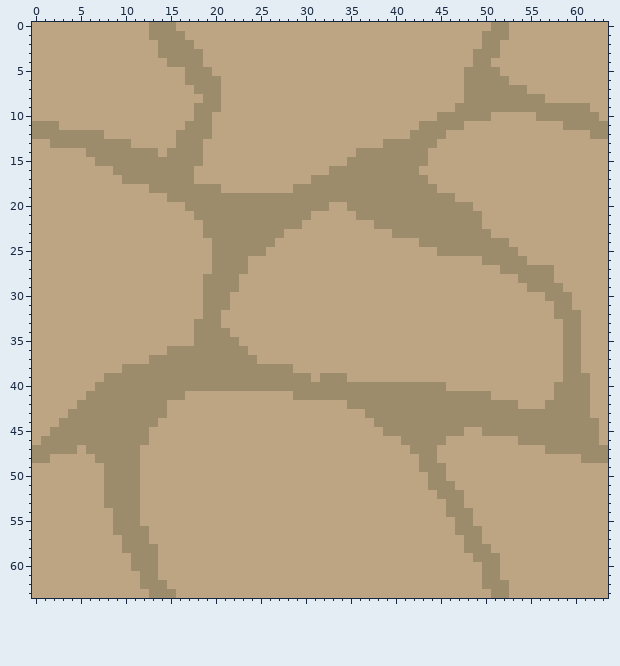
Two versions of one pixel-art sprite, Godot/Images/StripTextures/desertRock.png. The picture above is the old version.
The file is 64x64 pixels.
The result:
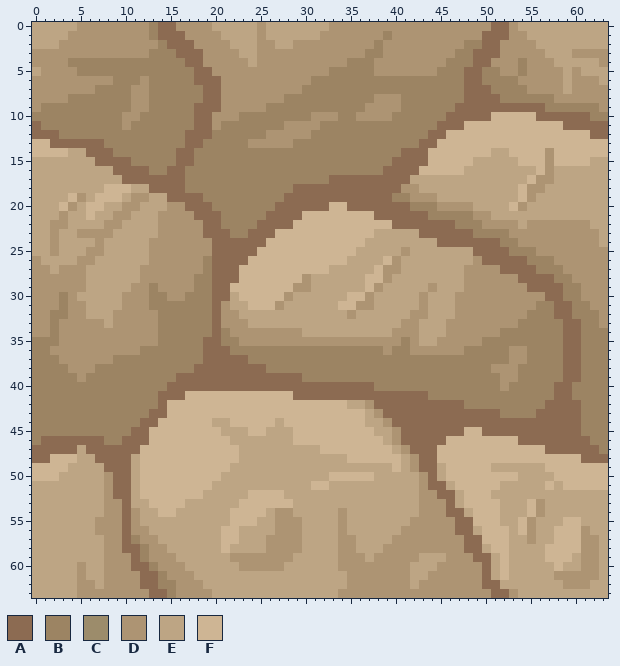
Palette (. is transparent): A #8c6b52  B #9c8463  C #9c8c6b  D #ad9473  E #bda584  F #ceb594
The exact change:
Changed rows in their new state; - is an unchanged pixel.
first column x 0:
 0 -----DDDDDDDDBAADDDD-----D-------DDDDDDDDDDDDDDDDDDAAD----------
 1 ----DDDDDDDDDBAAADDDD----D------DDDDDDDBDDDDDDDDDDAAADD---------
 2 ---DDDDDDDDDDDBAAADDDD---DD--DDDDDDDDDBDDDDDDDDDBBAADDDD--------
 3 DDDDDDDDDDDDDBBBAAADDDD--DDDDDDDDDDDDBBDDDDDDDDBBAAADDDDD---DDDD
 4 DDDDBBBBBBBBBBBBBAADDDDD-DDDDDDDDDDBBBDDDDDDDDBBBAADDDBDDD-----D
 5 -DDDDBBBBBBBBBBBBBAADDDDDDDDDDDDDBBBBBDDDDDDDBBBAABBDDBDDDD-D---
 6 DDDDDDDDDBBBDBBBBBAAADDDDDDDDDDBBBBBBBBBBBBBBBBBAABBBBDDDDD-DDD-
 7 DDDDDDDBBBBDDBBBBBBAADDDDDDDDDBBBBBBBBBBBBBBBBBBAAABBBBDDDD-DDDD
 8 DDDDBBBBBBBDDBBBBBBAADDDDDDDBBBBBBBBBBDDDBBBBBBBAAAABBBBBBDDDDDD
 9 DBBBBBBBBBBDDBBBBBAAADDDDDBBBBBBBBBBBDDDDBBBBBBAAAAAAAAAABBBBBBD
10 BBBBBBBBBBDDBBBBBBAADDDBBBBBBBBDDDBBDDDDBBBBBBAAAAAFFFFFAAAAAABB
11 ABBBBBBBBBDBBBBBBBAADBBBBBBBDDDDBBBBBBBBBBBBBAAAFFFFFFFFFFFAAAAA
12 AAABBBBBBBBBBBBBBAAABBBBBBDDDDDBBBBBBBBBBBBBAAFFFFFFFFFFFFFFFFAA
13 FFAAAAAABBBBBBBBBAABBBBBDDDDDBBBBBBBBBBBBBBAAFFFFFFFFFFFFFFFFFFF
14 FFFF--AAABBBBBBBAABBBBBBBBBBBBBBBBBBBBBBBAAAFFFFFFF--FFFFDFFFFFF
15 -------AAAABBBBBAABBBBBBBBBBBBBBBBBBBBBBAAAAFFFFF-----FFFDFFFF--
16 ---------AAAABBAABBBBBBBBBBBBBBBBBBBBBBAAAAFFFFF--------FD------
17 ----------AAAAAAABBBBBBBBBBBBBBBBAAAAAAAAAEE-----------FDD------
18 --------FFF--AAAABBBBBBBBBBBBAAAAAAAAAAAADDEE---------FDD-------
19 ----FD-FFF-DD--AAAABBBBBBBBBAAAAAAAAAAAABBDDDEE-------FD--------
20 ---FD-FF--DD---DDAAABBBBBBBAAAAAAFFAAAAAAABBBDDDD----FD---------
21 ---D--F--DD---DDDDAAABBBBBAAAAFFFFFFFFAAAAAABBBBBDD-------------
22 --DD----DD----DDDDDAABBBBAAAAFFFFFFFFFFFAAAAAAABBBDDDD-DDDDDDD--
23 --D--DDDD-----DDDDDAAABBAAAFFFFFFFFFFF--EEEAAAAAABBBBDDDDDDDDDD-
24 --D----D-----DDDDDDDAAAAAAFFFFFFFFFFF------EEAAAAAAABBDDDDDDDDD-
25 --D---DD-----DDDDDDDAAAAAFFFFFFFFFFF-----D---EEEEAAAABBBDDDDDDDD
26 D----DD------DDDDDDBAAAAFFFFFFFFFFF----FD--------DAAAAABBBDDDDDD
27 DD-DDD------DDDDDDDBAAAFFFFFFFFFF-----FDD-------DDDDAAAABBBDDDDD
28 DDDDDD------DDDDDDBBAAAFFFFFFFD------FFD--------DDDDDDAAAABBDDDD
29 DDDDDD-----DDBDDDDBBAAFFFFFFFDD------FD-----D---DDDDDDDAAAABBDDD
30 DDDBD-----DDDBBDDBBBAA-FFFFFD------FFD-----D---DDDDDDDDDDAABBDDD
31 DDDBDD----DDDBBBBBBBAD--FFFD------FFDD-----D---DDDDDDDDDBBAABBDD
32 DDBBDD---DDDDDBBBBBBADD------------D------DD---DDDDDDDDBBBAABBBD
33 DDBDDDDD-DDDDDBBBBBBADDD-----------------DD---DDDDDDDDBBBBBAABBD
34 DDBDDDDDDDDDDDBBBBBBABDDDDDDDD----------DDD---DDDDDDBBBBBBBAABBB
35 BBBDDDDDDDDDDDBBBBBAABBDDDDDDDDDDDDDDDDDDBD--DDDDDBBBBBBBBBAABBB
36 BBDDDDDDDDDDBBBBBBBAAABBBBBBBBBBBBBBBBBDBBDDDDDDBBBBBDDBBBBAABBB
37 BBBDDDDDDBBBBBBBBBBAAAAABBBBBBBBBBBBBBBBBBBBBBBBBBBBBDDBBBBAABBB
38 BBBBDDDBBBBBBBBBBBAAAAAAAABBBBBBBBBBBBBBBBBBBBBBBBBDDDBBBBBAABBB
39 BBBBBDBBBBBBBBBBAAAAAAAAAAAAAABBBBBBBBBBBBBBBBBBBBBBDDBBBBBAABBB
40 BBBBBBBBBBBBBBBAAAAAAAAAAAAAAAAAAAAAAABBBBBBBBBBBBBBDBBBBBAABBBB
41 BBBBBBBBBBBBBBAAAFFFFFFFFFFFFAAAAAAAAAAAAAAABBBBBBBBBBBBBBAABBBB
42 BBBBBBBBBBBBBBAFFFFFFFFFFFFFFFFFFFFEEDAAAAAAAAAABBBBBBBBBAAAABBB
43 BBBBBBBBBBBBBAAFFFFFFFFFFFFFFFFFFFFFFEDAAAAAAAAAAAAABBBBAAAAABBB
44 BBBBBBBBBBBBAAFFFFFF--FFFFF-FFFFFFFFF-EDAAAAAAAAAAAAAAAAAAAAABBB
45 BBBBBBBBBBBAAFFFFFFFF---FF---FFFFFFFFF-EDAAAAAAAFFAAAAAAAAAAABBB
46 BAAAAAAABBAAAFFFFFFFFF-------FFFFFFFFFF-DAAAAAFFFFFFFFAAAAAAAABB
47 AAAAA-AAAAAAFFFFFFFFFFF---------FFFFFFFF-DAAAFFFFFFFFFFFFAAAAAAB
48 AAFFF--AAAAEFFFFFFFFFFF------------FFFFFF-DAAFFFFFFFFFFFFFFFFAAA
49 FFFF----AAAEFFFFFFFFFF------------------F-DAAEFFFFF------FFFFFFF
50 FFF-----DAAEFFFFFFFFF------------FFFFF-----DAEFFFFFFFF----FFFFFF
51 --------DAAEFFFFFFFF-----------FF----------DAAEFFFFF-----F-FFFFF
52 --------DAAEFFFFFFF-----FFFF---------------DDAAEFFF-------------
53 --------DDAE-FFFF------FFFFFF--------------DDDAEFFFF---FD-------
54 --------DDAD--FF------FFFF-DD-----D--------DDDAAEFFF---FD-------
55 -------DDDAD----------FFF--DDD----D-------DDDDDAAFFF--FD---FF---
56 -------DDDADD--------FF----DDD----D------DDDDDDAAEFFF-FD--FFFD--
57 --------DDABDD-------FF---DDDD----DD----DDDDDDDDAAFFF--D--FFFDD-
58 --------DDAABDD------F----DDDD----DD---DDDDDDDDDAAEFF----FFFFDD-
59 --------DDDABDDD------DDDDDDD-----DDD-DDDDD---DDDAAEF----FFF-DD-
60 -----D--DDDAABDDD------DDDDD------DDDDDDDD---DDDDDAEF-----F--DD-
61 -----D--DDDDAABDDD-----------------DDDDDDD--DDDDDDAEF-----DDDDD-
62 -----DD-DDDDAABBDDD----------------DDDDDDD-DDDDDDDAAE------DDD--
63 -----DDDDDDDDAABDDDD--------------DDDDDDDDDDDDDDDDDAAD----------
Changed places in both pictures, as pixel boxes (x1, y1, x2, y2):
changed: (32, 22, 608, 598)
